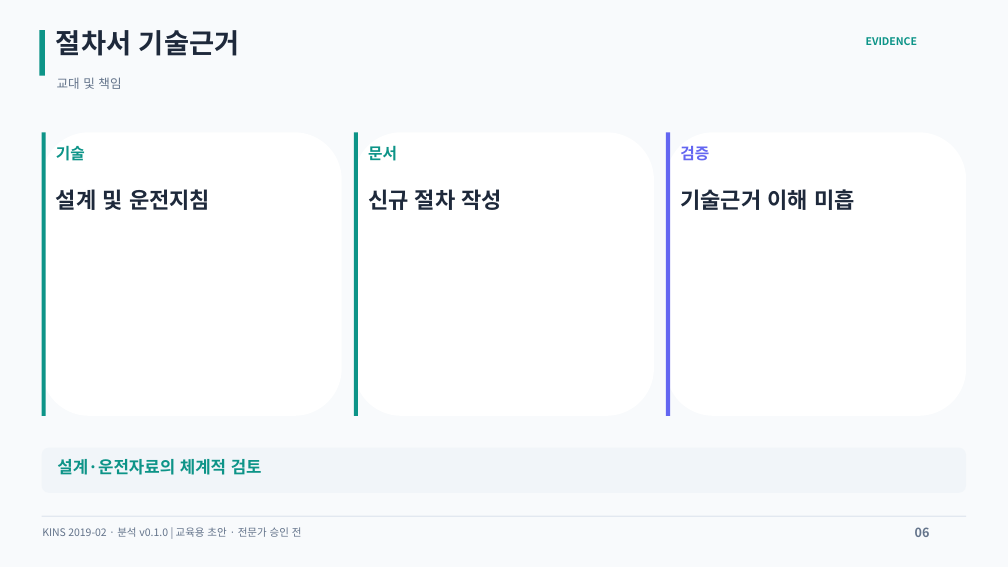
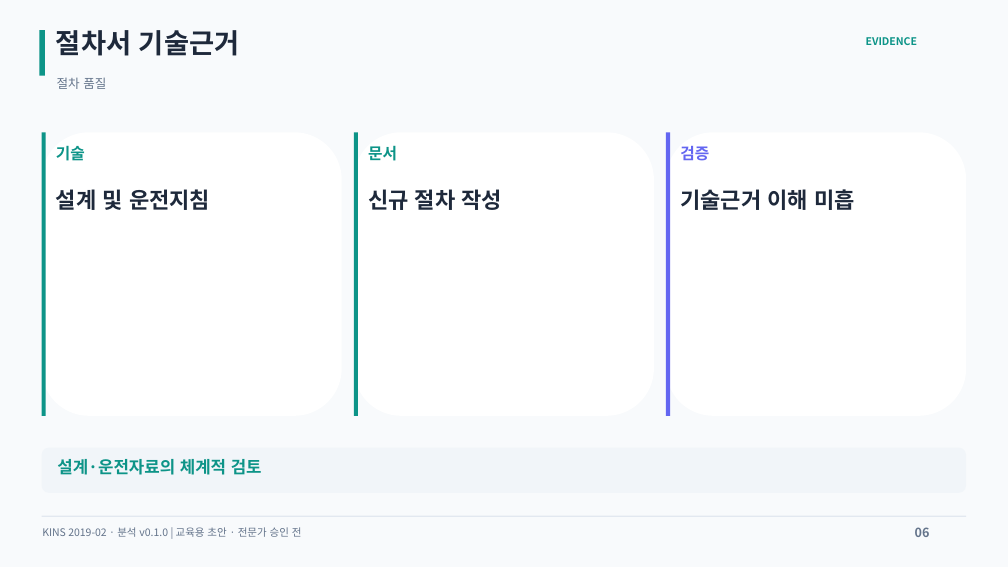
Before and after one commit to worldinyj/opis-chatgpt, a slide deck: slide 6 of cases/2019/190121W3/media/classroom_ppt/OPIS_190121W3_Generic_16_Draft.pptx. Drawn at 1008x567 pixels with LibreOffice and Linux fonts; fonts in the diff are those of the drawing. Boxes give left, top, right and bottom in pixels: in the first picture for what was removed or moved away, otherwise in the second. Text is boxed around its words. In the diff, an @@ line names an element or a change of style, - is before the commit and + after.

```diff
--- a/cases/2019/190121W3/media/classroom_ppt/OPIS_190121W3_Generic_16_Draft.pptx
+++ b/cases/2019/190121W3/media/classroom_ppt/OPIS_190121W3_Generic_16_Draft.pptx
@@ text at [57,77,106,89]: text changed @@
-교대 및 책임
+절차 품질
```
Also in this commit, not shown: 3 other slides changed, 3 other files.
